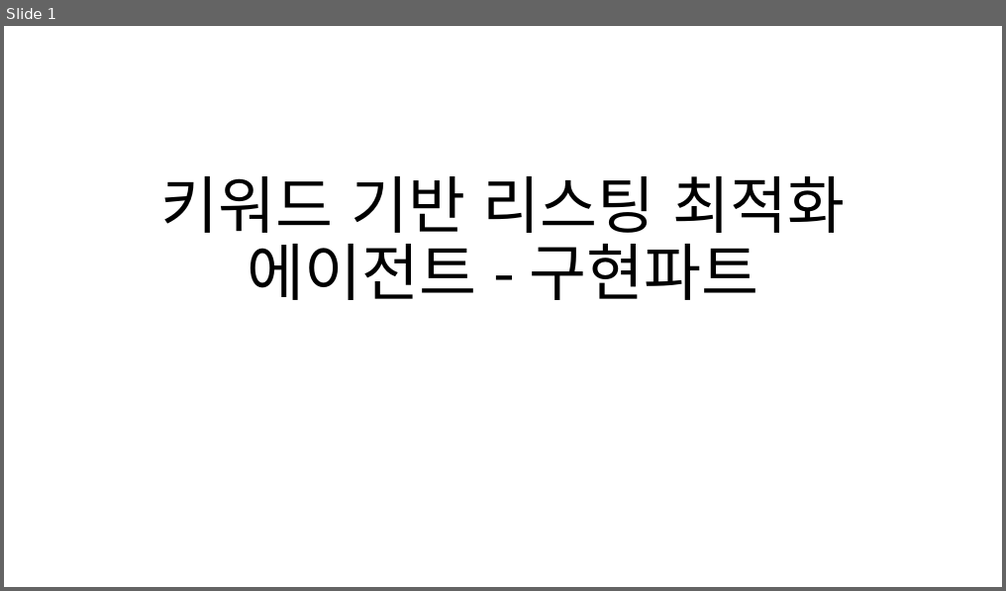
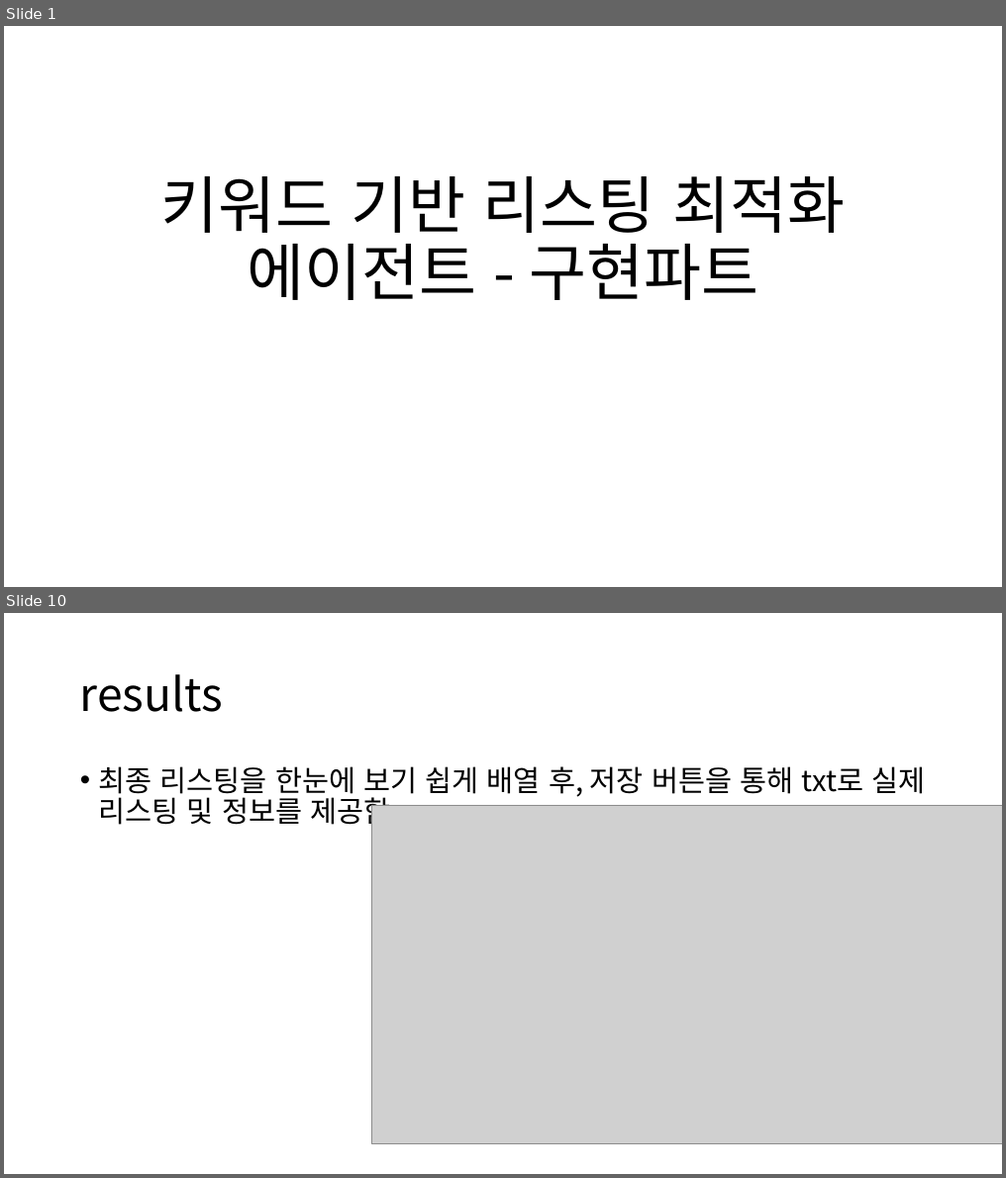
Before and after one commit to semistone97/pjt-SEO, a slide deck: jskim/키워드 기반 리스팅 최적화 에이전트 - 구현파트.pptx. Shown one above the other, each under a label of ours: slide 1 before the commit, slides 1 and 10 after it; the slides between them are not shown. The pictures are 1006x591 and 1006x1178 pixels, drawn with LibreOffice and Linux fonts; fonts in the diff are those of the drawing; grey boxes stand for pictures. Boxes give left, top, right and bottom in pixels: in the first picture for what was removed or moved away, otherwise in the second. Text is boxed around its words. In the diff, an @@ line names an element or a change of style, - is before the commit and + after.

```diff
--- a/jskim/키워드 기반 리스팅 최적화 에이전트 - 구현파트.pptx
+++ b/jskim/키워드 기반 리스팅 최적화 에이전트 - 구현파트.pptx
@@ slide 10 added at [4,613,1002,1174], background #FFFFFF @@
@@ title added at [80,674,223,712], 44 pt, text #000000 @@
+results
@@ text added at [99,766,925,831], 28 pt, text #000000 @@
+• 최종 리스팅을 한눈에 보기 쉽게 배열 후, 저장 버튼을 통해 txt로 실제 리스팅 및 정보를 제공함
@@ picture added at [371,805,1002,1145] @@
```
Also in this commit, not shown: 5 slides changed, 4 other slides added, 7 other files.
